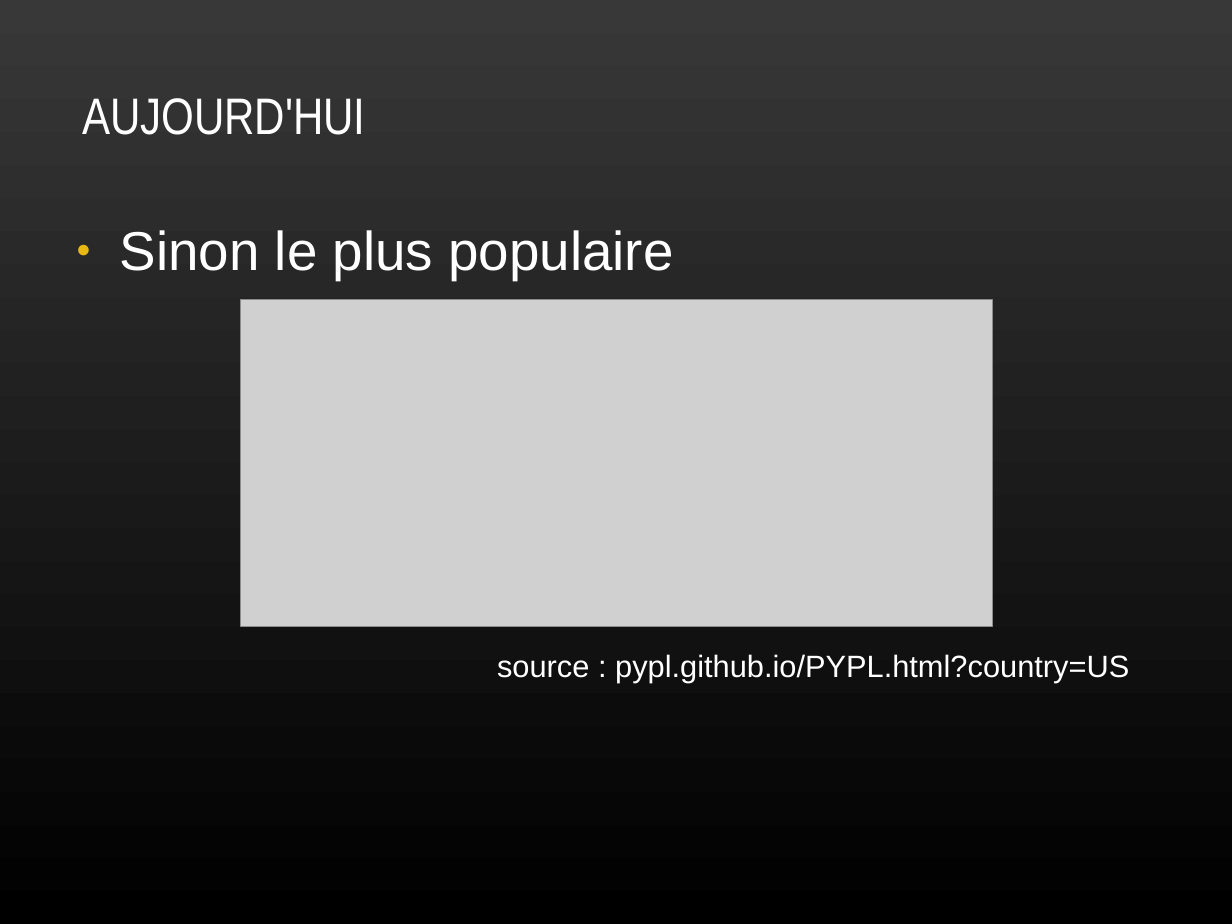
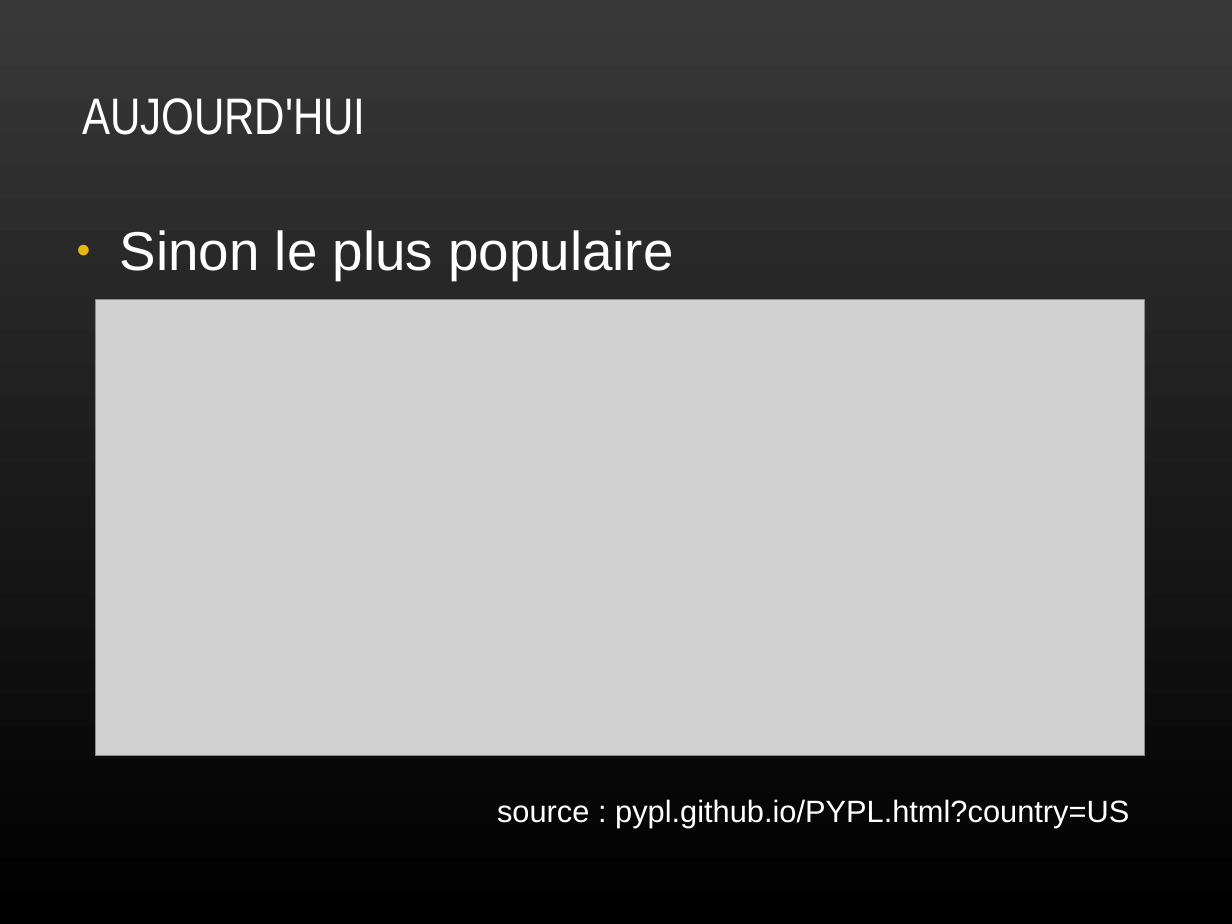
Before and after one commit to plafrance/netacad_python, a slide deck: slide 11 of python.odp. Drawn at 1232x924 pixels with LibreOffice and Linux fonts; fonts in the diff are those of the drawing; grey boxes stand for pictures. Boxes give left, top, right and bottom in pixels: in the first picture for what was removed or moved away, otherwise in the second. Text is boxed around its words. In the diff, an @@ line names an element or a change of style, - is before the commit and + after.

```diff
--- a/python.odp
+++ b/python.odp
@@ picture: place and size @@
-picture at [240,299,992,626]
+picture at [95,299,1145,755]
@@ text "source : pypl.github.io/PYPL.html?country=US": place and size @@
-text "source : pypl.github.io/PYPL.html?country=US" at [497,654,1129,682]
+text "source : pypl.github.io/PYPL.html?country=US" at [497,799,1129,828]
```
Also in this commit, not shown: 16 other slides changed, 2 slides added.
